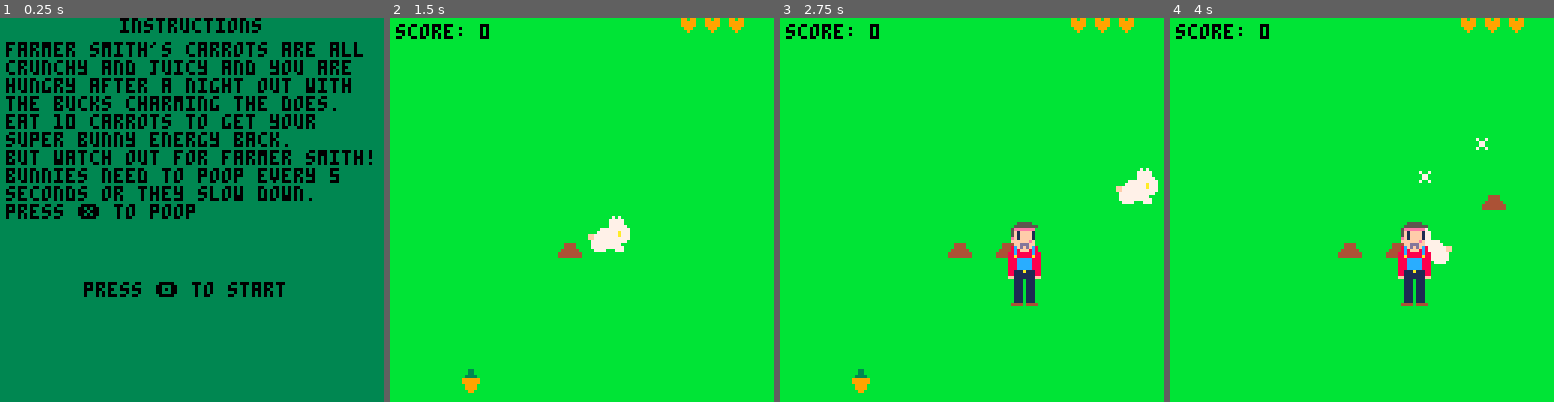
Above: before the commit, frames 1-4 (left to right).
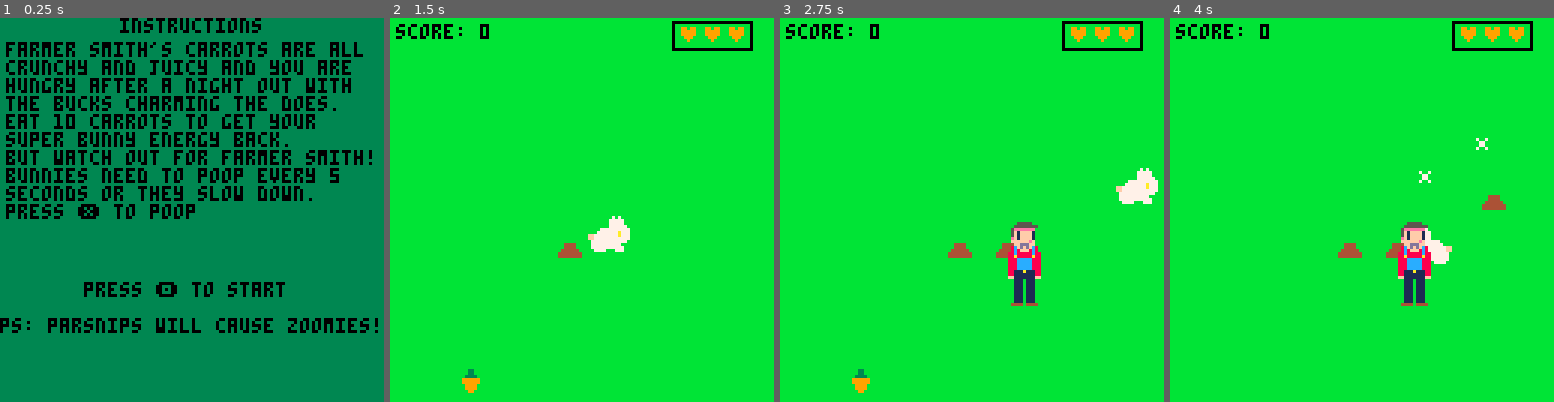
Above: after the commit, the same moments.

Repository: megamitts/megamitts
Game: PICO-8 cartridge bunnypoo.p8
The game is run twice, just before and just after one commit, with the same random seed, the same clock (stepped at 60 frames per second) and the same inputs.
Inputs:
- Up to frame 1 (0.25 s): no input
- Up to frame 2 (1.5 s): tap X (X key) at 0.33, 1.07 s; tap O (Z key) at 0.7 s
- Up to frame 3 (2.75 s): hold Right 1.6-2.1 s; tap O (Z key) at 1.7, 2.1, 2.5 s; tap X (X key) at 1.85 s; hold Up 2.15-2.42 s; hold Right from 2.47 s (still down)
- Up to frame 4 (4 s): tap O (Z key) at 2.9, 3.3, 3.7 s; tap X (X key) at 2.97 s; release Right at 3.03 s; hold Left 3.08-3.58 s; hold Down 3.63-3.97 s

The runs differ from the first frame. In frame 1, 1.6% of the frame differs, in the area x 0-99%, y 78-83%; in frame 2, 0.9%; in frame 3, 0.9%; in frame 4, 0.9%.

Commit message:
Add files via upload

Diff:
--- a/bunnypoo.p8
+++ b/bunnypoo.p8
@@ -48,7 +48,16 @@
     max_lifetime = 30 * 3  -- 30 fps * 3 seconds
 }
 
-
+parsnip = {
+    x = 0,
+    y = 0,
+    radius = 4,
+    active = false,
+    lifetime = 0,  -- track how long carrot has existed
+    max_lifetime = 30 * 3  -- 30 fps * 3 seconds
+}
+
+parsniptimer = 0
 timer = 0
 score = 0
 
@@ -107,8 +116,12 @@
 				-- check if pooped
 					if player.poop == 0 then
 						player.speed = 2
-					else
+					end
+					if player.poop == 1 then
 						player.speed = 1
+					end
+					if player.poop == 3 then
+						player.speed = 5
 					end
 
 
@@ -133,6 +146,30 @@
         carrot.active = false
         carrot.lifetime = 0
         score += 1
+    end
+
+
+    -- parsnip spawn parsniptimer
+    if not parsnip.active then
+        parsniptimer += 1
+        if parsniptimer >= 30*20 then
+            spawn_parsnip()
+            parsniptimer = 0
+        end
+    else
+        -- update parsnip lifetime
+        parsnip.lifetime += 1
+        if parsnip.lifetime >= parsnip.max_lifetime then
+            parsnip.active = false
+            parsnip.lifetime = 0
+        end
+    end
+
+				-- collision check
+    if parsnip.active and check_parsnipcollision() then
+        parsnip.active = false
+        parsnip.lifetime = 0
+        player.poop = 3
     end
 
 	    -- farmer spawn/despawn logic
@@ -209,167 +246,32 @@
 
     player.timer += 1
 
-				-- draw carrot if active
-    if carrot.active then
-        spr(6, carrot.x, carrot.y)
-				end
+				draw_carrot()
+				draw_parsnip()
 
 				print("score: "..score, 2, 2, 0)
 
-    -- draw all poos at their stored positions
-    for poo in all(poos) do
-        spr(5, poo.x, poo.y)
-    end
-
-    -- draw the rabbit
-    if player.facing_left == 1 then
-        spr(1, player.x, player.y, 2, 2)
-    else
-        spr(1, player.x, player.y, 2, 2, true)
-    end
-
-
-
-    -- draw farmer if active
-    if farmer.active then
-        spr(9,farmer.x, farmer.y, 4, 4)  -- red square
-    				if farmer.timer < farmer.shoot_time then
-
-            if farmer.timer % 15 == 0 then
-    									sfx(34,3)  -- bullet sound
-    								end
-    				end
-    end
-
-    -- draw all bullets
-    for bullet in all(farmer.bullets) do
-        spr(0, bullet.x, bullet.y) -- use default sprite 0 as bullet.
-
-    end
-
-    if player.hit == 8 then
-    player.lives -=1
-    player.hit = 0
-    end
-
-
-				if player.lives == 3 then
-				print("♥♥♥", 96,0,9)
-				end
-
-				if player.lives == 2 then
-				print(" ♥♥", 96,0,9)
-				end
-
-				if player.lives == 1 then
-				print("  ♥", 96,0,9)
-				end
-
-    if player.lives == 0 then
-    hit()
-    repeat
-  		flip()
-				until btn(4)
-    -- restart the game
-    restart()
-				end
-
-				if score == 10 then
-				game_over_win()
-				repeat
-  		flip()
-				until btn(4)
-				-- restart the game
-				restart()
-				end
-
-end
-
-function spawn_carrot()
-	carrot.x = flr(rnd(120))+4
-	carrot.y = flr(rnd(120))+4
-	carrot.active = true
-	carrot.lifetime = 0
-end
-
-function check_collision()
-    -- rabbit vs carrot collision
-    local closest_x = mid(player.x, carrot.x, player.x + player.width)
-    local closest_y = mid(player.y, carrot.y, player.y + player.height)
-
-    local dist_x = carrot.x - closest_x
-    local dist_y = carrot.y - closest_y
-
-    return (dist_x * dist_x + dist_y * dist_y) <= (carrot.radius * carrot.radius)
-end
-
-function hit()
-	cls(9)
-	print("the farmer killed you!", 20, 56, 0)
-	spr(1, 56, 64, 2, 2, false, true)
-	print("press 🅾️ to try again", 24, 96, 0)
-	sfx(-1)
-	music(-1, 300)
-
-
-	-- remove the bullets
-	for i=#farmer.bullets,1,-1 do
-    deli(farmer.bullets, i)
-	end
-	sfx(36,1)
-end
-
-function game_over_win()
-	cls(11)
-
-	sfx(-1)
-	music(-1, 300)
-
-
-
-				for i=#farmer.bullets,1,-1 do
-    deli(farmer.bullets, i)
-				end
-	sfx(35,1)
-
-
-
-while(bunny.angle < 360) do
- bunny.angle += 5
-	cls(11)
-
- x=bunny.originx + bunny.radius * cos(bunny.angle/360)
- y=bunny.originy + bunny.radius * sin(bunny.angle/360)
- spr(1, x, y, 2, 2)
- flip()
- print("you have scoffed all the carrots!", 0, 56,0)
-
- print("press 🅾️ to restart", 20, 64, 0)
-end
-
-
-
-end
-
-function intro()
-cls(3)
-print("instructions", 40,0,0)
-print("farmer smith's carrots are all", 2, 8,0)
-print("crunchy and juicy and you are")
-print("hungry after a night out with")
-print("the bucks charming the does.")
-print("eat 10 carrots to get your")
-print("super bunny energy back.")
-print("but watch out for farmer smith!")
-
-print("bunnies need to poop every 5")
-print("seconds or they slow down.")
-print("press ❎ to poop")
-print("press 🅾️ to start", 28, 88,0)
-repeat
-  flip()
-until btn(4)
-end
+    draw_poos()
+
+    draw_rabbit()
+
+
+
+    draw_farmer()
+
+    draw_bullets()
+
+    check_hit()
+
+
+				hearts()
+
+    check_lives()
+
+				check_score()
+
+end
+
 
 
 -->8
@@ -385,18 +287,227 @@
 				farmer.timer = 0
 				score = 0
 				farmer.active = false
+				carrot.active = false
+				parsnip.active = false
 				music(0)
 				poos = {}
 end
+
+function hearts()
+
+				rect(94, 1, 120, 10)
+
+				if player.lives == 3 then
+				print("♥♥♥", 96,3,9)
+				end
+
+				if player.lives == 2 then
+				print(" ♥♥", 96,3,9)
+				end
+
+				if player.lives == 1 then
+				print("  ♥", 96,3,9)
+				end
+
+end
+
+function check_lives()
+	if player.lives == 0 then
+    hit()
+    repeat
+  		flip()
+				until btn(4)
+    -- restart the game
+    restart()
+				end
+end
+
+function check_score()
+	if score == 10 then
+				game_over_win()
+				repeat
+  		flip()
+				until btn(4)
+				-- restart the game
+				restart()
+				end
+end
+
+function check_hit()
+if player.hit == 8 then
+    player.lives -=1
+    player.hit = 0
+    end
+end
+
+function draw_carrot()
+-- draw carrot if active
+    if carrot.active then
+        spr(6, carrot.x, carrot.y)
+				end
+end
+
+function draw_parsnip()
+-- draw parsnip if active
+    if parsnip.active then
+        spr(7, parsnip.x, parsnip.y)
+				end
+end
+
+
+function draw_poos()
+-- draw all poos at their stored positions
+    for poo in all(poos) do
+        spr(5, poo.x, poo.y)
+    end
+end
+
+function draw_rabbit()
+-- draw the rabbit
+    if player.facing_left == 1 then
+        spr(1, player.x, player.y, 2, 2)
+    else
+        spr(1, player.x, player.y, 2, 2, true)
+    end
+end
+
+function draw_farmer()
+-- draw farmer if active
+    if farmer.active then
+        spr(9,farmer.x, farmer.y, 4, 4)  -- red square
+    				if farmer.timer < farmer.shoot_time then
+
+            if farmer.timer % 15 == 0 then
+    									sfx(34,3)  -- bullet sound
+    								end
+    				end
+    end
+end
+
+function draw_bullets()
+-- draw all bullets
+    for bullet in all(farmer.bullets) do
+        spr(0, bullet.x, bullet.y) -- use default sprite 0 as bullet.
+
+    end
+end
+
+
+
+function spawn_carrot()
+	carrot.x = flr(rnd(120))+4
+	carrot.y = flr(rnd(120))+4
+	carrot.active = true
+	carrot.lifetime = 0
+end
+
+function spawn_parsnip()
+	parsnip.x = flr(rnd(120))+4
+	parsnip.y = flr(rnd(120))+4
+	parsnip.active = true
+	parsnip.lifetime = 0
+end
+
+function check_collision()
+    -- rabbit vs carrot collision
+    local closest_x = mid(player.x, carrot.x, player.x + player.width)
+    local closest_y = mid(player.y, carrot.y, player.y + player.height)
+
+    local dist_x = carrot.x - closest_x
+    local dist_y = carrot.y - closest_y
+
+    return (dist_x * dist_x + dist_y * dist_y) <= (carrot.radius * carrot.radius)
+end
+
+function check_parsnipcollision()
+    -- rabbit vs parsnip collision
+    local closest_x = mid(player.x, parsnip.x, player.x + player.width)
+    local closest_y = mid(player.y, parsnip.y, player.y + player.height)
+
+    local dist_x = parsnip.x - closest_x
+    local dist_y = parsnip.y - closest_y
+
+    return (dist_x * dist_x + dist_y * dist_y) <= (parsnip.radius * parsnip.radius)
+end
+function hit()
+	cls(9)
+	print("the farmer killed you!", 20, 56, 0)
+	spr(1, 56, 64, 2, 2, false, true)
+	print("press 🅾️ to try again", 24, 96, 0)
+	sfx(-1)
+	music(-1, 300)
+
+
+	-- remove the bullets
+	for i=#farmer.bullets,1,-1 do
+    deli(farmer.bullets, i)
+	end
+	sfx(36,1)
+end
+
+function game_over_win()
+	cls(11)
+
+	sfx(-1)
+	music(-1, 300)
+
+
+
+				for i=#farmer.bullets,1,-1 do
+    deli(farmer.bullets, i)
+				end
+	sfx(35,1)
+
+
+
+while(bunny.angle < 360) do
+ bunny.angle += 5
+	cls(11)
+
+ x=bunny.originx + bunny.radius * cos(bunny.angle/360)
+ y=bunny.originy + bunny.radius * sin(bunny.angle/360)
+ spr(1, x, y, 2, 2)
+ flip()
+ print("you have scoffed all the carrots!", 0, 56,0)
+
+ print("press 🅾️ to restart", 20, 64, 0)
+end
+
+
+
+end
+
+function intro()
+cls(3)
+print("instructions", 40,0,0)
+print("farmer smith's carrots are all", 2, 8,0)
+print("crunchy and juicy and you are")
+print("hungry after a night out with")
+print("the bucks charming the does.")
+print("eat 10 carrots to get your")
+print("super bunny energy back.")
+print("but watch out for farmer smith!")
+
+print("bunnies need to poop every 5")
+print("seconds or they slow down.")
+
+print("press ❎ to poop")
+print("press 🅾️ to start", 28, 88,0)
+print("ps: parsnips will cause zoomies!", 0, 100, 0)
+repeat
+  flip()
+until btn(4)
+end
+
 __gfx__
-00000000000000000000000000000000000000000000000000033000000000000000000000000555550000000000000000000000000000000000000000000000
-00000000000000000000000000000000000000000000000000033000000000000000000000005555555500000000000000000000000000000000000000000000
-0070070000070700000000000000000000000000000000000033330000000000000000000005eeeeeee000000000000000000000000000000000000000000000
-0007700000777770000000000000000000000000004444000999999000000000000000000005f1ffff1000000000000000000000000000000000000000000000
-0007700000777770000000000000000000000000004444000999999000000000000000000005f1ffff1000000000000000000000000000000000000000000000
-007007000777777000000000000000000000000004444440009999000000000000000000000ef1ffff1000000000000000000000000000000000000000000000
-000000007777777777000000000000000000000044444444009999000000000000000000000ffffffef000000000000000000000000000000000000000000000
-00000000777a7777777000000000000000000000444444440009900000000000000000000000ffdddff000000000000000000000000000000000000000000000
+00000000000000000000000000000000000000000000000000033000000330000000000000000555550000000000000000000000000000000000000000000000
+00000000000000000000000000000000000000000000000000033000000330000000000000005555555500000000000000000000000000000000000000000000
+0070070000070700000000000000000000000000000000000033330000333300000000000005eeeeeee000000000000000000000000000000000000000000000
+000770000077777000000000000000000000000000444400099999900ffffff0000000000005f1ffff1000000000000000000000000000000000000000000000
+000770000077777000000000000000000000000000444400099999900ffffff0000000000005f1ffff1000000000000000000000000000000000000000000000
+0070070007777770000000000000000000000000044444400099990000ffff0000000000000ef1ffff1000000000000000000000000000000000000000000000
+0000000077777777770000000000000000000000444444440099990000ffff0000000000000ffffffef000000000000000000000000000000000000000000000
+00000000777a77777770000000000000000000004444444400099000000ff000000000000000ffdddff000000000000000000000000000000000000000000000
 00000000777a77777777ff000000000000000000000000000000000000000000000000000008cfdfdfc800000000000000000000000000000000000000000000
 00000000777777777777ff000000000000000000000000000000000000000000000000000008c8fff8c800000000000000000000000000000000000000000000
 0000000007777777777770000000000000000000000000000000000000000000000000000088c88888c880000000000000000000000000000000000000000000
--- a/bunnypoo_test.p8
+++ b/bunnypoo_test.p8
@@ -48,7 +48,16 @@
     max_lifetime = 30 * 3  -- 30 fps * 3 seconds
 }
 
-
+parsnip = {
+    x = 0,
+    y = 0,
+    radius = 4,
+    active = false,
+    lifetime = 0,  -- track how long carrot has existed
+    max_lifetime = 30 * 3  -- 30 fps * 3 seconds
+}
+
+parsniptimer = 0
 timer = 0
 score = 0
 
@@ -107,8 +116,12 @@
 				-- check if pooped
 					if player.poop == 0 then
 						player.speed = 2
-					else
+					end
+					if player.poop == 1 then
 						player.speed = 1
+					end
+					if player.poop == 3 then
+						player.speed = 5
 					end
 
 
@@ -133,6 +146,30 @@
         carrot.active = false
         carrot.lifetime = 0
         score += 1
+    end
+
+
+    -- parsnip spawn parsniptimer
+    if not parsnip.active then
+        parsniptimer += 1
+        if parsniptimer >= 30*20 then
+            spawn_parsnip()
+            parsniptimer = 0
+        end
+    else
+        -- update parsnip lifetime
+        parsnip.lifetime += 1
+        if parsnip.lifetime >= parsnip.max_lifetime then
+            parsnip.active = false
+            parsnip.lifetime = 0
+        end
+    end
+
+				-- collision check
+    if parsnip.active and check_parsnipcollision() then
+        parsnip.active = false
+        parsnip.lifetime = 0
+        player.poop = 3
     end
 
 	    -- farmer spawn/despawn logic
@@ -209,167 +246,32 @@
 
     player.timer += 1
 
-				-- draw carrot if active
-    if carrot.active then
-        spr(6, carrot.x, carrot.y)
-				end
+				draw_carrot()
+				draw_parsnip()
 
 				print("score: "..score, 2, 2, 0)
 
-    -- draw all poos at their stored positions
-    for poo in all(poos) do
-        spr(5, poo.x, poo.y)
-    end
-
-    -- draw the rabbit
-    if player.facing_left == 1 then
-        spr(1, player.x, player.y, 2, 2)
-    else
-        spr(1, player.x, player.y, 2, 2, true)
-    end
-
-
-
-    -- draw farmer if active
-    if farmer.active then
-        spr(9,farmer.x, farmer.y, 4, 4)  -- red square
-    				if farmer.timer < farmer.shoot_time then
-
-            if farmer.timer % 15 == 0 then
-    									sfx(34,3)  -- bullet sound
-    								end
-    				end
-    end
-
-    -- draw all bullets
-    for bullet in all(farmer.bullets) do
-        spr(0, bullet.x, bullet.y) -- use default sprite 0 as bullet.
-
-    end
-
-    if player.hit == 8 then
-    player.lives -=1
-    player.hit = 0
-    end
-
-
-				if player.lives == 3 then
-				print("♥♥♥", 96,0,9)
-				end
-
-				if player.lives == 2 then
-				print(" ♥♥", 96,0,9)
-				end
-
-				if player.lives == 1 then
-				print("  ♥", 96,0,9)
-				end
-
-    if player.lives == 0 then
-    hit()
-    repeat
-  		flip()
-				until btn(4)
-    -- restart the game
-    restart()
-				end
-
-				if score == 10 then
-				game_over_win()
-				repeat
-  		flip()
-				until btn(4)
-				-- restart the game
-				restart()
-				end
-
-end
-
-function spawn_carrot()
-	carrot.x = flr(rnd(120))+4
-	carrot.y = flr(rnd(120))+4
-	carrot.active = true
-	carrot.lifetime = 0
-end
-
-function check_collision()
-    -- rabbit vs carrot collision
-    local closest_x = mid(player.x, carrot.x, player.x + player.width)
-    local closest_y = mid(player.y, carrot.y, player.y + player.height)
-
-    local dist_x = carrot.x - closest_x
-    local dist_y = carrot.y - closest_y
-
-    return (dist_x * dist_x + dist_y * dist_y) <= (carrot.radius * carrot.radius)
-end
-
-function hit()
-	cls(9)
-	print("the farmer killed you!", 20, 56, 0)
-	spr(1, 56, 64, 2, 2, false, true)
-	print("press 🅾️ to try again", 24, 96, 0)
-	sfx(-1)
-	music(-1, 300)
-
-
-	-- remove the bullets
-	for i=#farmer.bullets,1,-1 do
-    deli(farmer.bullets, i)
-	end
-	sfx(36,1)
-end
-
-function game_over_win()
-	cls(11)
-
-	sfx(-1)
-	music(-1, 300)
-
-
-
-				for i=#farmer.bullets,1,-1 do
-    deli(farmer.bullets, i)
-				end
-	sfx(35,1)
-
-
-
-while(bunny.angle < 360) do
- bunny.angle += 5
-	cls(11)
-
- x=bunny.originx + bunny.radius * cos(bunny.angle/360)
- y=bunny.originy + bunny.radius * sin(bunny.angle/360)
- spr(1, x, y, 2, 2)
- flip()
- print("you have scoffed all the carrots!", 0, 56,0)
-
- print("press 🅾️ to restart", 20, 64, 0)
-end
-
-
-
-end
-
-function intro()
-cls(3)
-print("instructions", 40,0,0)
-print("farmer smith's carrots are all", 2, 8,0)
-print("crunchy and juicy and you are")
-print("hungry after a night out with")
-print("the bucks charming the does.")
-print("eat 10 carrots to get your")
-print("super bunny energy back.")
-print("but watch out for farmer smith!")
-
-print("bunnies need to poop every 5")
-print("seconds or they slow down.")
-print("press ❎ to poop")
-print("press 🅾️ to start", 28, 88,0)
-repeat
-  flip()
-until btn(4)
-end
+    draw_poos()
+
+    draw_rabbit()
+
+
+
+    draw_farmer()
+
+    draw_bullets()
+
+    check_hit()
+
+
+				hearts()
+
+    check_lives()
+
+				check_score()
+
+end
+
 
 
 -->8
@@ -385,18 +287,227 @@
 				farmer.timer = 0
 				score = 0
 				farmer.active = false
+				carrot.active = false
+				parsnip.active = false
 				music(0)
 				poos = {}
 end
+
+function hearts()
+
+				rect(94, 1, 120, 10)
+
+				if player.lives == 3 then
+				print("♥♥♥", 96,3,9)
+				end
+
+				if player.lives == 2 then
+				print(" ♥♥", 96,3,9)
+				end
+
+				if player.lives == 1 then
+				print("  ♥", 96,3,9)
+				end
+
+end
+
+function check_lives()
+	if player.lives == 0 then
+    hit()
+    repeat
+  		flip()
+				until btn(4)
+    -- restart the game
+    restart()
+				end
+end
+
+function check_score()
+	if score == 10 then
+				game_over_win()
+				repeat
+  		flip()
+				until btn(4)
+				-- restart the game
+				restart()
+				end
+end
+
+function check_hit()
+if player.hit == 8 then
+    player.lives -=1
+    player.hit = 0
+    end
+end
+
+function draw_carrot()
+-- draw carrot if active
+    if carrot.active then
+        spr(6, carrot.x, carrot.y)
+				end
+end
+
+function draw_parsnip()
+-- draw parsnip if active
+    if parsnip.active then
+        spr(7, parsnip.x, parsnip.y)
+				end
+end
+
+
+function draw_poos()
+-- draw all poos at their stored positions
+    for poo in all(poos) do
+        spr(5, poo.x, poo.y)
+    end
+end
+
+function draw_rabbit()
+-- draw the rabbit
+    if player.facing_left == 1 then
+        spr(1, player.x, player.y, 2, 2)
+    else
+        spr(1, player.x, player.y, 2, 2, true)
+    end
+end
+
+function draw_farmer()
+-- draw farmer if active
+    if farmer.active then
+        spr(9,farmer.x, farmer.y, 4, 4)  -- red square
+    				if farmer.timer < farmer.shoot_time then
+
+            if farmer.timer % 15 == 0 then
+    									sfx(34,3)  -- bullet sound
+    								end
+    				end
+    end
+end
+
+function draw_bullets()
+-- draw all bullets
+    for bullet in all(farmer.bullets) do
+        spr(0, bullet.x, bullet.y) -- use default sprite 0 as bullet.
+
+    end
+end
+
+
+
+function spawn_carrot()
+	carrot.x = flr(rnd(120))+4
+	carrot.y = flr(rnd(120))+4
+	carrot.active = true
+	carrot.lifetime = 0
+end
+
+function spawn_parsnip()
+	parsnip.x = flr(rnd(120))+4
+	parsnip.y = flr(rnd(120))+4
+	parsnip.active = true
+	parsnip.lifetime = 0
+end
+
+function check_collision()
+    -- rabbit vs carrot collision
+    local closest_x = mid(player.x, carrot.x, player.x + player.width)
+    local closest_y = mid(player.y, carrot.y, player.y + player.height)
+
+    local dist_x = carrot.x - closest_x
+    local dist_y = carrot.y - closest_y
+
+    return (dist_x * dist_x + dist_y * dist_y) <= (carrot.radius * carrot.radius)
+end
+
+function check_parsnipcollision()
+    -- rabbit vs parsnip collision
+    local closest_x = mid(player.x, parsnip.x, player.x + player.width)
+    local closest_y = mid(player.y, parsnip.y, player.y + player.height)
+
+    local dist_x = parsnip.x - closest_x
+    local dist_y = parsnip.y - closest_y
+
+    return (dist_x * dist_x + dist_y * dist_y) <= (parsnip.radius * parsnip.radius)
+end
+function hit()
+	cls(9)
+	print("the farmer killed you!", 20, 56, 0)
+	spr(1, 56, 64, 2, 2, false, true)
+	print("press 🅾️ to try again", 24, 96, 0)
+	sfx(-1)
+	music(-1, 300)
+
+
+	-- remove the bullets
+	for i=#farmer.bullets,1,-1 do
+    deli(farmer.bullets, i)
+	end
+	sfx(36,1)
+end
+
+function game_over_win()
+	cls(11)
+
+	sfx(-1)
+	music(-1, 300)
+
+
+
+				for i=#farmer.bullets,1,-1 do
+    deli(farmer.bullets, i)
+				end
+	sfx(35,1)
+
+
+
+while(bunny.angle < 360) do
+ bunny.angle += 5
+	cls(11)
+
+ x=bunny.originx + bunny.radius * cos(bunny.angle/360)
+ y=bunny.originy + bunny.radius * sin(bunny.angle/360)
+ spr(1, x, y, 2, 2)
+ flip()
+ print("you have scoffed all the carrots!", 0, 56,0)
+
+ print("press 🅾️ to restart", 20, 64, 0)
+end
+
+
+
+end
+
+function intro()
+cls(3)
+print("instructions", 40,0,0)
+print("farmer smith's carrots are all", 2, 8,0)
+print("crunchy and juicy and you are")
+print("hungry after a night out with")
+print("the bucks charming the does.")
+print("eat 10 carrots to get your")
+print("super bunny energy back.")
+print("but watch out for farmer smith!")
+
+print("bunnies need to poop every 5")
+print("seconds or they slow down.")
+
+print("press ❎ to poop")
+print("press 🅾️ to start", 28, 88,0)
+print("ps: parsnips will cause zoomies!", 0, 100, 0)
+repeat
+  flip()
+until btn(4)
+end
+
 __gfx__
-00000000000000000000000000000000000000000000000000033000000000000000000000000555550000000000000000000000000000000000000000000000
-00000000000000000000000000000000000000000000000000033000000000000000000000005555555500000000000000000000000000000000000000000000
-0070070000070700000000000000000000000000000000000033330000000000000000000005eeeeeee000000000000000000000000000000000000000000000
-0007700000777770000000000000000000000000004444000999999000000000000000000005f1ffff1000000000000000000000000000000000000000000000
-0007700000777770000000000000000000000000004444000999999000000000000000000005f1ffff1000000000000000000000000000000000000000000000
-007007000777777000000000000000000000000004444440009999000000000000000000000ef1ffff1000000000000000000000000000000000000000000000
-000000007777777777000000000000000000000044444444009999000000000000000000000ffffffef000000000000000000000000000000000000000000000
-00000000777a7777777000000000000000000000444444440009900000000000000000000000ffdddff000000000000000000000000000000000000000000000
+00000000000000000000000000000000000000000000000000033000000330000000000000000555550000000000000000000000000000000000000000000000
+00000000000000000000000000000000000000000000000000033000000330000000000000005555555500000000000000000000000000000000000000000000
+0070070000070700000000000000000000000000000000000033330000333300000000000005eeeeeee000000000000000000000000000000000000000000000
+000770000077777000000000000000000000000000444400099999900ffffff0000000000005f1ffff1000000000000000000000000000000000000000000000
+000770000077777000000000000000000000000000444400099999900ffffff0000000000005f1ffff1000000000000000000000000000000000000000000000
+0070070007777770000000000000000000000000044444400099990000ffff0000000000000ef1ffff1000000000000000000000000000000000000000000000
+0000000077777777770000000000000000000000444444440099990000ffff0000000000000ffffffef000000000000000000000000000000000000000000000
+00000000777a77777770000000000000000000004444444400099000000ff000000000000000ffdddff000000000000000000000000000000000000000000000
 00000000777a77777777ff000000000000000000000000000000000000000000000000000008cfdfdfc800000000000000000000000000000000000000000000
 00000000777777777777ff000000000000000000000000000000000000000000000000000008c8fff8c800000000000000000000000000000000000000000000
 0000000007777777777770000000000000000000000000000000000000000000000000000088c88888c880000000000000000000000000000000000000000000
